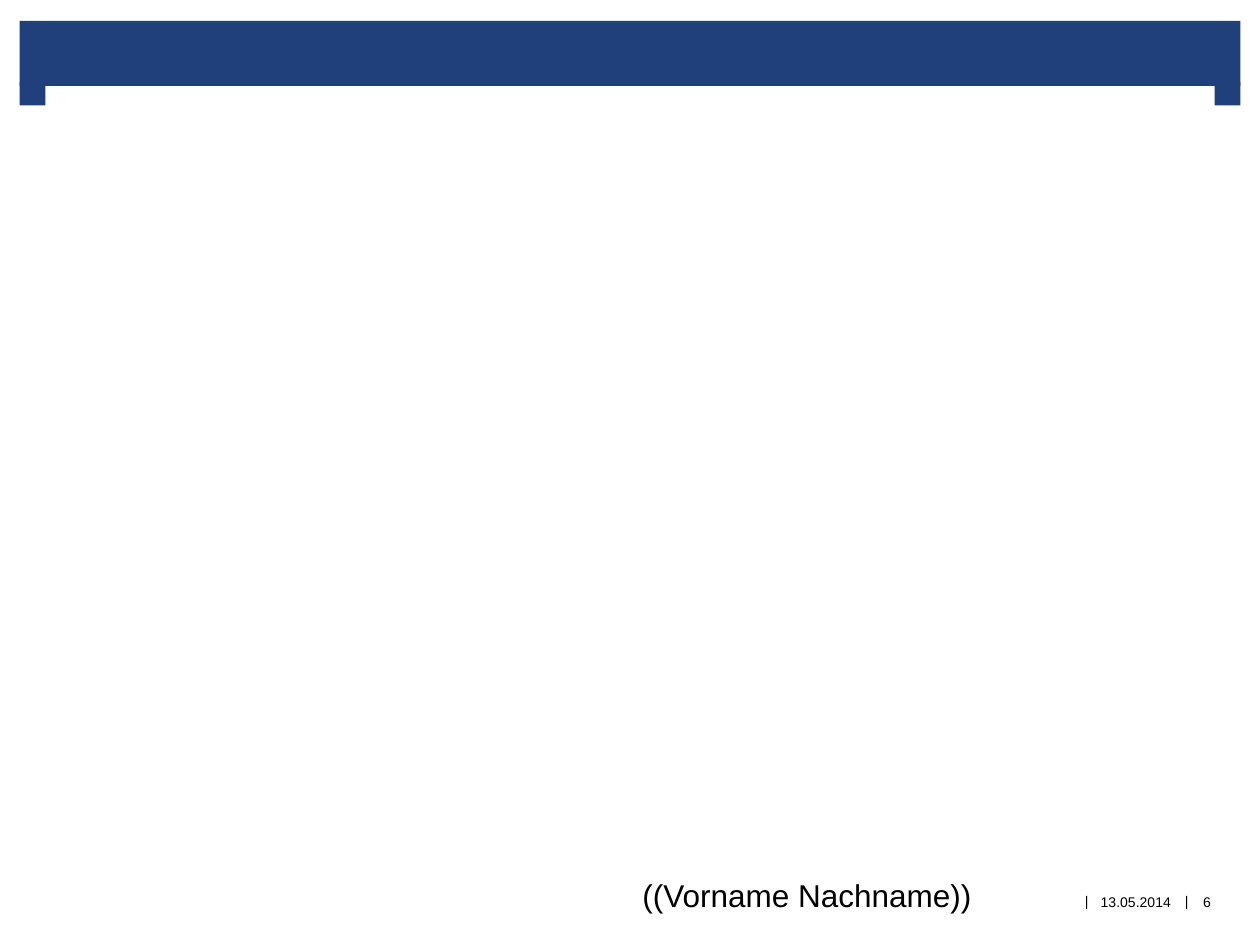
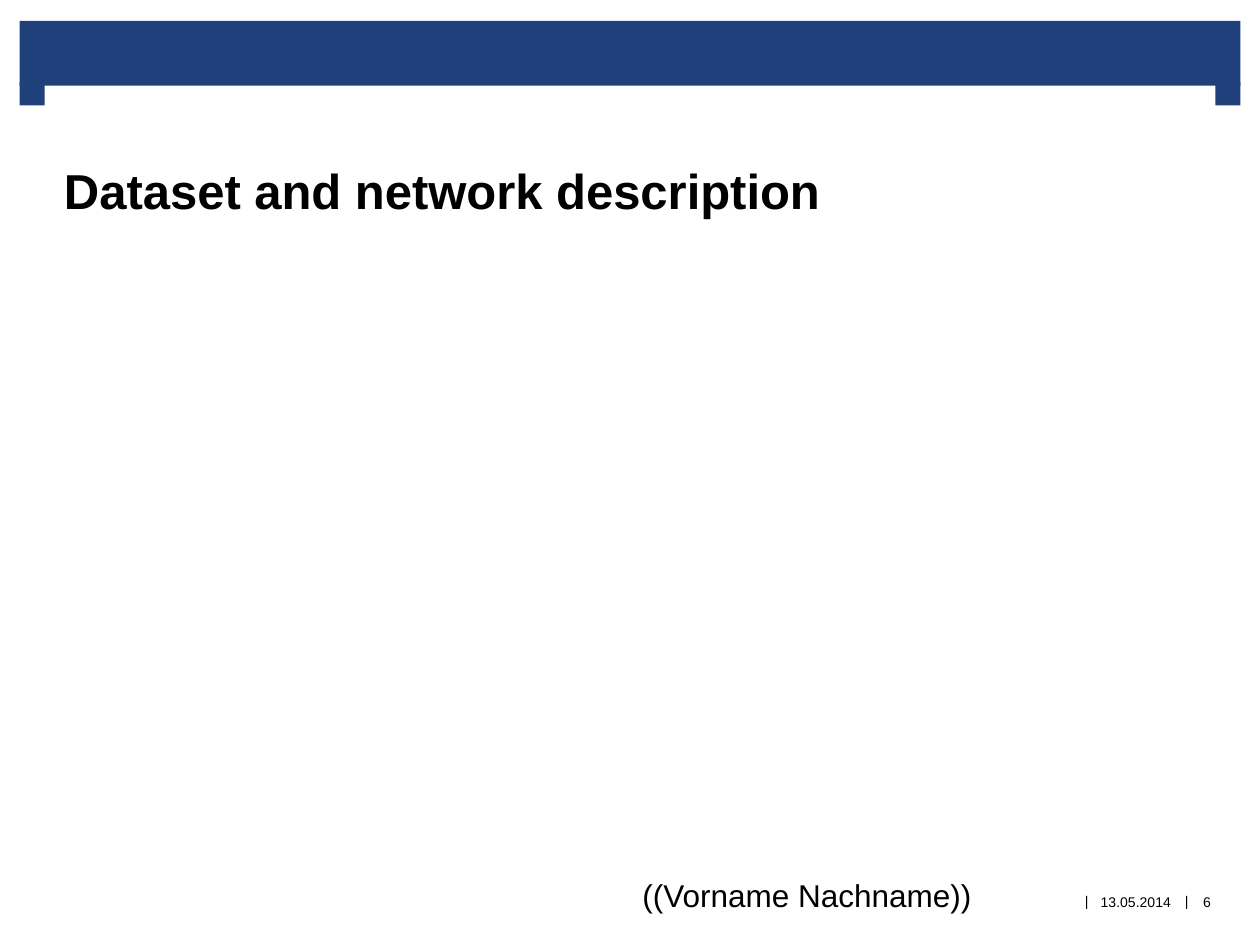
Before and after one commit to eledieu/Social-contagion-of-obesity, a slide deck: slide 6 of presentation/Social Contagion of Obesity Presentation.pptx. Drawn at 1260x945 pixels with LibreOffice and Linux fonts; fonts in the diff are those of the drawing; background and template pictures are left out. Boxes give left, top, right and bottom in pixels: in the first picture for what was removed or moved away, otherwise in the second. Text is boxed around its words. In the diff, an @@ line names an element or a change of style, - is before the commit and + after.

```diff
--- a/presentation/Social Contagion of Obesity Presentation.pptx
+++ b/presentation/Social Contagion of Obesity Presentation.pptx
@@ title added at (x1=44, y1=86, x2=1215, y2=219), fill #FFFFFF, 28 pt, text #000000, bold @@
+Dataset and network description
```
Also in this commit, not shown: 3 other slides changed, 3 slides added.
